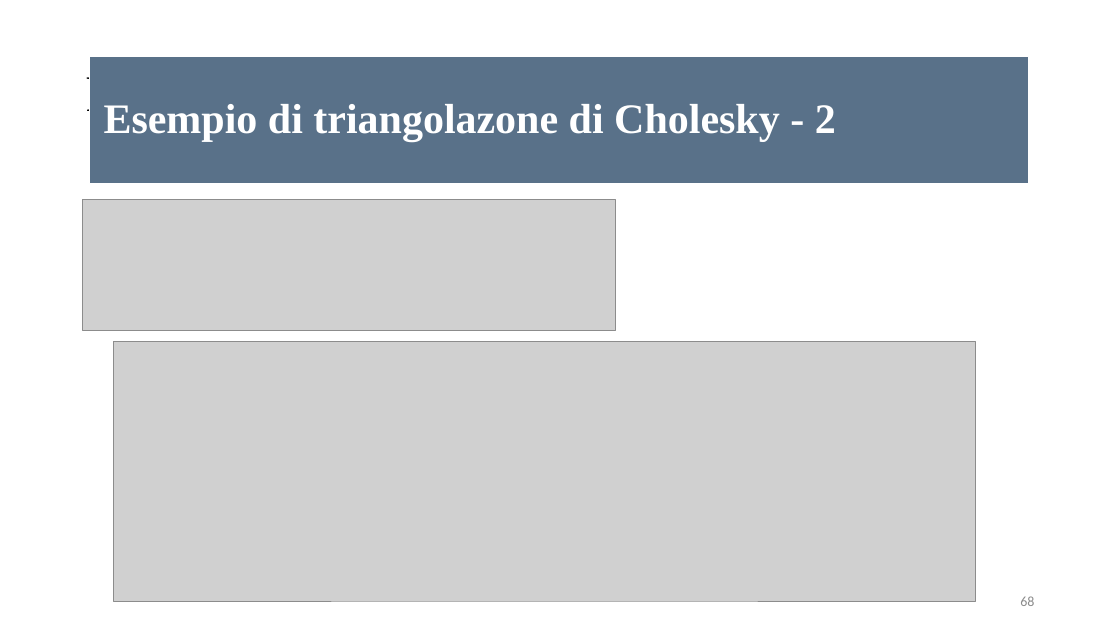
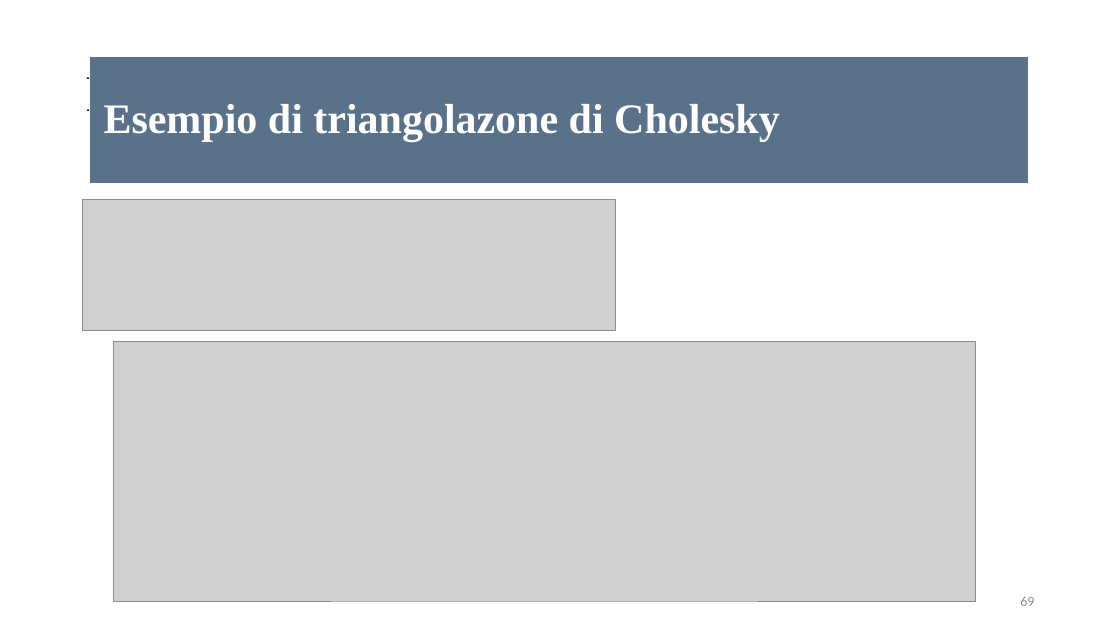
Before and after one commit to Vincenzocr/Slides-Ingegneria-Finanziaria-Unict, a slide deck: slide 69 of Richiami di Probabilità e Calcolo Stocastico per la Finanza.pptx (slide 68 before the commit). Drawn at 1120x630 pixels with LibreOffice and Linux fonts; fonts in the diff are those of the drawing; grey boxes stand for pictures. Boxes give left, top, right and bottom in pixels: in the first picture for what was removed or moved away, otherwise in the second. Text is boxed around its words. In the diff, an @@ line names an element or a change of style, - is before the commit and + after.

```diff
--- a/Richiami di Probabilità e Calcolo Stocastico per la Finanza.pptx
+++ b/Richiami di Probabilità e Calcolo Stocastico per la Finanza.pptx
@@ text in rectangle at [104, 104, 780, 141]: text changed @@
-Esempio di triangolazone di Cholesky - 2
+Esempio di triangolazone di Cholesky
@@ page number at [1020, 597, 1034, 606]: text changed @@
-68
+69
```
Also in this commit, not shown: 1 other slide changed, 1 slide added, 19 other files.
